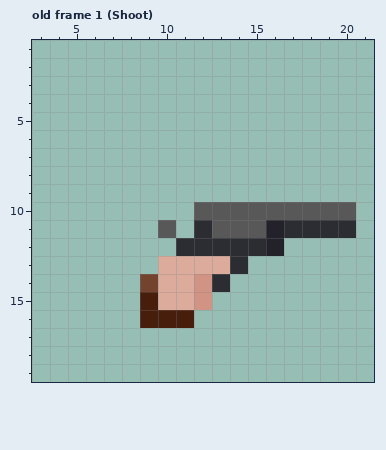
Edited in one commit: pixel-art file (assets/weapons/Revolver.ase). Above: the version before the commit.
48x24 pixels, 19 frames. Shown: old frame 1 (Shoot): x 3..21, y 1..19. The commit also changed other frames, which this record leaves out.
After the commit:
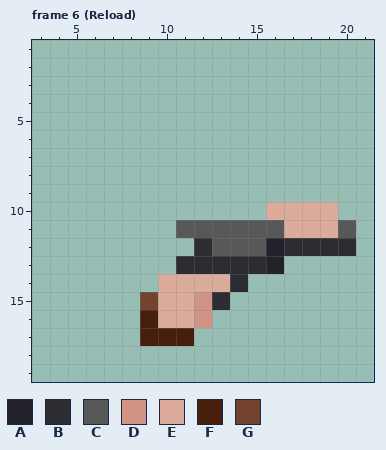
Palette (. is transparent): A #23222b  B #2c2d32  C #585858  D #d19384  E #dcab9b  F #471d0b  G #73432e
A new or re-ordered frame is compared with the old frame closest to it.
Difference:
frames 19 -> 21
Changed rows in their new state; - is an unchanged pixel.
Frame 6 (Reload) is new; against old frame 1 (Shoot), layers "Hands", "Weapon":
first column x 9:
10 ---....EEEE.
11 -.CC---CEEEC
12 --.-CCC-BBBB
13 -.BBB-BA----
14 .--EEB------
15 G---B-------
16 -EED--------
17 FFF---------
